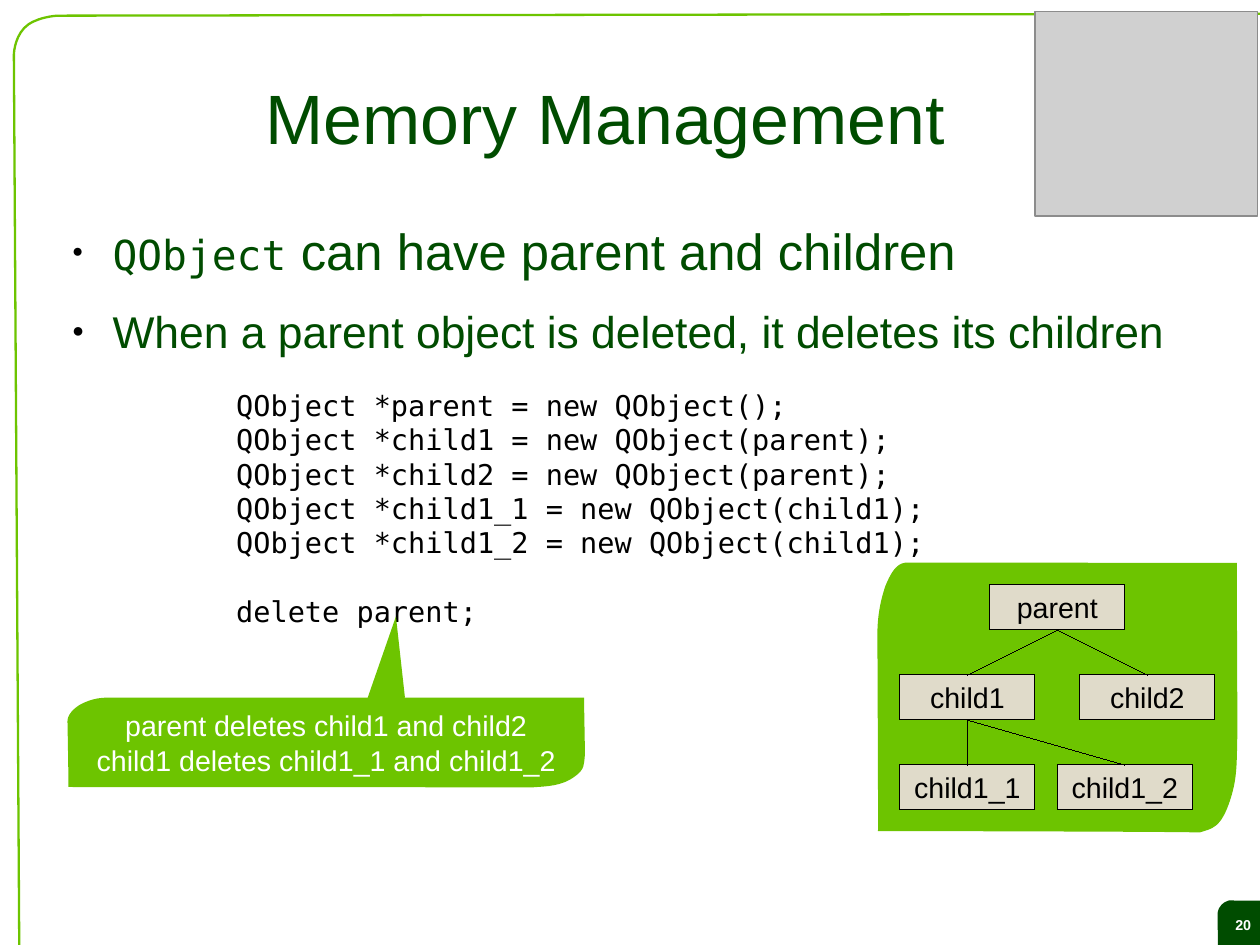
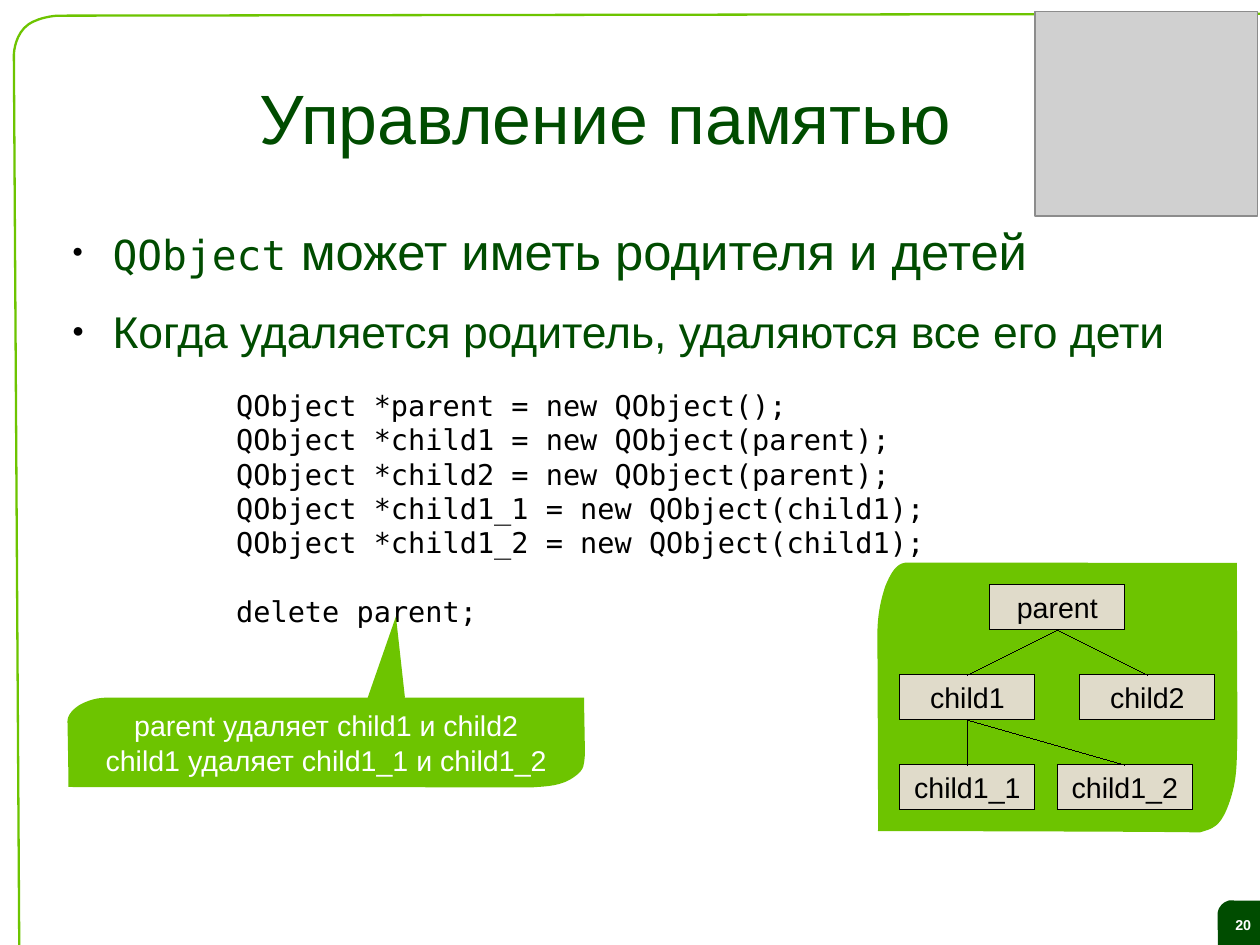
Before and after one commit to saa/qecm, a slide deck: slide 20 of Lectures and Exercises/L02 - The Qt object model and the signal slot concept/L2 Slides.odp. Drawn at 1260x945 pixels with LibreOffice and Linux fonts; fonts in the diff are those of the drawing; grey boxes stand for pictures; background and template pictures are left out. Boxes give left, top, right and bottom in pixels: in the first picture for what was removed or moved away, otherwise in the second. Text is boxed around its words. In the diff, an @@ line names an element or a change of style, - is before the commit and + after.

```diff
--- a/Lectures and Exercises/L02 - The Qt object model and the signal slot concept/L2 Slides.odp
+++ b/Lectures and Exercises/L02 - The Qt object model and the signal slot concept/L2 Slides.odp
@@ title at (x1=260, y1=96, x2=950, y2=157): text changed @@
-Memory Management
+Управление памятью
@@ text at (x1=113, y1=232, x2=1164, y2=357): text changed @@
-● QObject can have parent and children
-● When a parent object is deleted, it deletes its children
+● QObject может иметь родителя и детей
+● Когда удаляется родитель, удаляются все его дети
@@ text in freeform shape at (x1=106, y1=715, x2=546, y2=776): text changed @@
-parent deletes child1 and child2
-child1 deletes child1_1 and child1_2
+parent удаляет child1 и child2
+child1 удаляет child1_1 и child1_2
```
Also in this commit, not shown: 39 other slides changed, 19 slides added, 19 slides removed, 1 other file.
